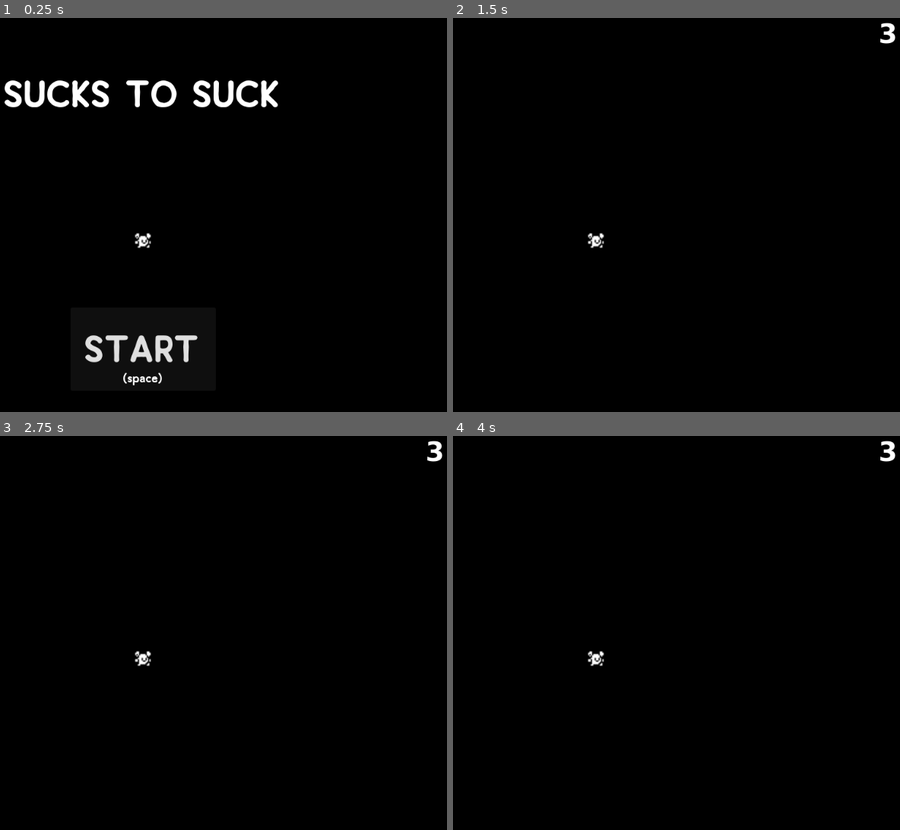
Above: before the commit, frames 1-4 (two rows, left to right).
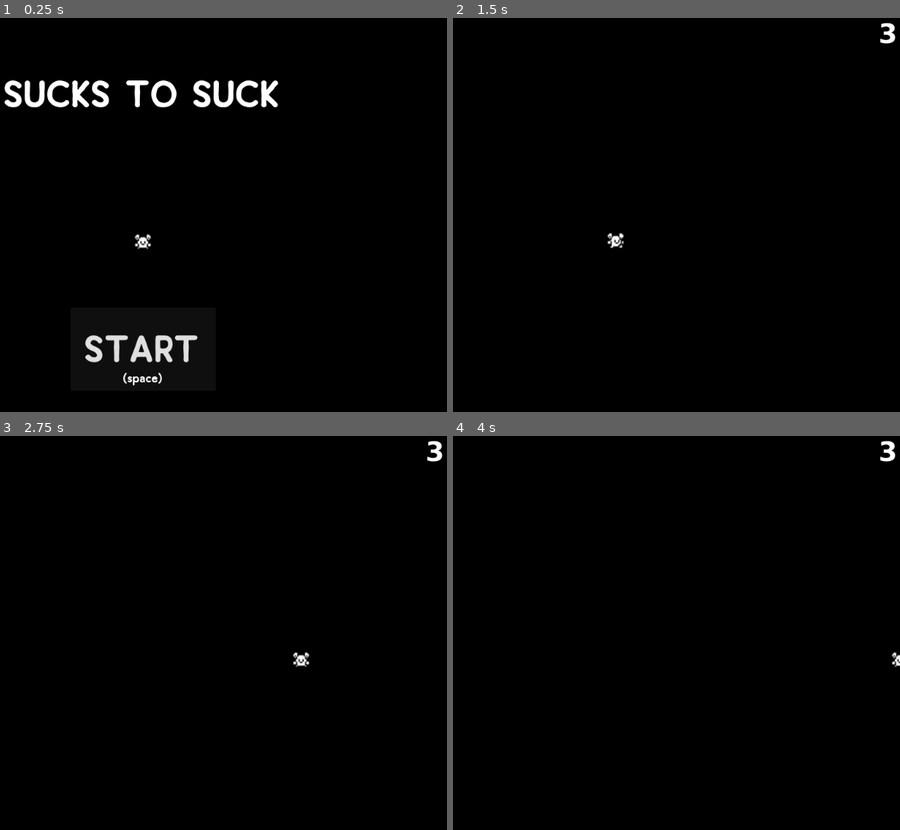
Above: after the commit, the same moments.

Repository: foobarmeow/bullet-godot
Game: Godot game, scene res://scenes/main/main.tscn
Same seed, same stepped clock (60 frames per second), same inputs: the game is played once before the commit and once after it.
Inputs (mouse positions are in pixels of both pictures, inside the frame that each line leads up to):
- Up to frame 1 (0.25 s): no input
- Up to frame 2 (1.5 s): click "START" at 0.5 s; tap Enter at 1.25 s; move the mouse to (730, 215) at 1.27 s; hold D (move_right) from 1.28 s (still down); tap J at 1.35 s; click (730, 215) at 1.42 s
- Up to frame 3 (2.75 s): release D (move_right) at 2 s; drag from (22, 680) to (111, 747) at 2.02 s
- Up to frame 4 (4 s): tap Space at 2.75 s; move the mouse to (658, 558) at 2.77 s; hold D (move_right) 2.78-3.5 s; hold Enter 2.78-3.5 s; drag from (564, 747) to (outside the picture) at 3.52 s

The runs differ from the first frame. In frame 1, 0.1% of the frame differs, in the area x 30-34%, y 54-59%; in frame 2, 0.2%, in the area x 30-39%, y 54-59%; in frame 3, 0.2%; in frame 4, 0.2%.
Error before the commit: Parse Error: Identifier "lives" not declared in the current scope. (res://scenes/player/Player.gd:113)
Error after the commit: Invalid access to property or key 'initial_lives' on a base object of type 'Area2D (Player.gd)'. (res://scenes/main/Main.gd:40)

Commit message:
The player can die now!

Diff:
--- /dev/null
+++ b/SpawningLevel.gd
@@ -0,0 +1,33 @@
+extends Node2D
+
+signal level_complete
+
+func _ready():
+	# Expect a child node called MobContainer
+	# therein will be this level's enemies in order of spawn?
+
+	# But we might want to spawn multiple enemies
+	# So perhaps it's a tree of containers
+	var root_container = $MobContainer
+	var player = $Player
+
+	# Spawn any enemies
+	for child in root_container.get_children():
+		if child.name == "MobContainer":
+			continue
+		# We assume any non MobContainers are mobs
+		# Have it do its thing
+		child.begin(player)
+
+		# Wait until it dies
+		await child.burst
+
+	level_complete.emit()
+
+
+
+
+func _on_player_health_updated(health: int):
+	# TODO: Dispatch update to UI
+	if health <= 0:
+		print("GAME OVER MOTHERFUCKER")
--- /dev/null
+++ b/SpawningLevel.tscn
@@ -0,0 +1,25 @@
+[gd_scene load_steps=4 format=3 uid="uid://b7buq4301h4h"]
+
+[ext_resource type="Script" path="res://SpawningLevel.gd" id="1_pqsph"]
+[ext_resource type="PackedScene" uid="uid://c7fyo24ou0om7" path="res://scenes/mobs/mover/mover.tscn" id="3_7t1i7"]
+[ext_resource type="PackedScene" uid="uid://b1sqn6oxm0d6m" path="res://scenes/player/player.tscn" id="4_5a1my"]
+
+[node name="SpawningLevel" type="Node2D"]
+script = ExtResource("1_pqsph")
+
+[node name="Player" parent="." instance=ExtResource("4_5a1my")]
+
+[node name="MobContainer" type="Node2D" parent="."]
+
+[node name="Mover" parent="MobContainer" instance=ExtResource("3_7t1i7")]
+process_mode = 4
+visible = false
+position = Vector2(752, 240)
+
+[node name="Mover2" parent="MobContainer" instance=ExtResource("3_7t1i7")]
+process_mode = 4
+visible = false
+position = Vector2(752, 240)
+movement_type = 1
+
+[connection signal="health_updated" from="Player" to="." method="_on_player_health_updated"]
--- a/project.godot
+++ b/project.godot
@@ -52,4 +52,6 @@
 
 [layer_names]
 
-2d_physics/layer_1="BLocks"
+2d_physics/layer_1="Bullets"
+2d_physics/layer_2="Player"
+2d_physics/layer_3="Enemies"
--- /dev/null
+++ b/scenes/Constants.gd
@@ -0,0 +1,3 @@
+class_name Constants
+
+enum SpawnerType {LEFT, PLUS, CIRCLE = -1}
--- a/scenes/levels/level.gd
+++ b/scenes/levels/level.gd
@@ -35,8 +35,9 @@
 		wave.start(p)
 		await wave.wave_complete
 
-	print("level complete", player.lives)
-	level_complete.emit(player.lives > 0)
+	# TODO: This kind of coupling is an anti-pattern
+	print("level complete", player.health)
+	level_complete.emit(player.health > 0)
 
 func _on_player_hit(lives: int):
 	if hud != null:
--- a/scenes/levels/level_exp_1.tscn
+++ b/scenes/levels/level_exp_1.tscn
@@ -24,6 +24,5 @@
 [node name="Mover" parent="." instance=ExtResource("4_ep581")]
 position = Vector2(176, 56)
 speed = 100.0
-movement_type = 1
 
 [connection signal="burst" from="Mover" to="." method="_on_mover_burst"]
--- a/scenes/mobs/bullet.tscn
+++ b/scenes/mobs/bullet/bullet.tscn
@@ -1,20 +1,21 @@
 [gd_scene load_steps=4 format=3 uid="uid://den0ajf1m1ws3"]
 
-[ext_resource type="Script" path="res://scenes/mobs/bullet.gd" id="1_ob51w"]
-[ext_resource type="Texture2D" uid="uid://bm2an1j5clbc0" path="res://art/sprites/kenny-1px/tile_0022.png" id="1_ughiu"]
+[ext_resource type="Script" path="res://scenes/mobs/bullet/bullet.gd" id="1_p1aaw"]
+[ext_resource type="Texture2D" uid="uid://bm2an1j5clbc0" path="res://art/sprites/kenny-1px/tile_0022.png" id="2_4nsqr"]
 
 [sub_resource type="RectangleShape2D" id="RectangleShape2D_p7txf"]
 size = Vector2(39, 40)
 
 [node name="Mob" type="Area2D"]
 scale = Vector2(1.15, 1.15)
-script = ExtResource("1_ob51w")
+collision_mask = 0
+script = ExtResource("1_p1aaw")
 metadata/_edit_group_ = true
 
 [node name="Sprite2D" type="Sprite2D" parent="."]
 rotation = 0.785398
 scale = Vector2(4.5, 4.5)
-texture = ExtResource("1_ughiu")
+texture = ExtResource("2_4nsqr")
 
 [node name="CollisionShape2D" type="CollisionShape2D" parent="."]
 position = Vector2(0.5, 0)
--- a/scenes/mobs/mover/mover.gd
+++ b/scenes/mobs/mover/mover.gd
@@ -1,12 +1,15 @@
-extends PathFollow2D
+class_name Mover extends PathFollow2D
 
 signal burst
 
-enum MovementType {STOPPED, RANDOM, PATHED = -1}
+enum MovementType {PLAYER_STALK, STOPPED, RANDOM, PATHED = -1}
 
-@export var speed: float = .01
+@export var path_speed: float = .01
+@export var translate_speed: int = 100
 @export var offset_from_player: int = 25
 @export var movement_type: MovementType
+@export var spawner_type: Constants.SpawnerType
+@export var poppable: bool = true
 
 var fill: float = 0
 var filling: float = 0
@@ -15,13 +18,27 @@
 var target: Vector2
 var _player
 
+
+
 func _ready():
-	var player = get_node("../Player")
-	if player == null:
-		return
+	pass
+
+
+func begin(player: Node2D):
+	process_mode = Node.PROCESS_MODE_INHERIT
+	show()
+
 	_player = player
+
 	if movement_type == MovementType.RANDOM:
 		target = get_random_position(player)
+	elif movement_type == MovementType.PLAYER_STALK:
+		target = player.position
+
+	var spawner = $Spawner
+	if spawner == null:
+		return
+	spawner.type = spawner_type
 
 
 func _process(delta):
@@ -33,8 +50,9 @@
 		fill -= .5 * delta
 
 	if fill >= 1:
-		burst.emit(self)
-		queue_free()
+		if poppable:
+			burst.emit(self)
+			queue_free()
 	elif fill > .90:
 		shake(delta, 8)
 	elif fill > 0.75:
@@ -53,10 +71,17 @@
 			if diff.length() < 20:
 				target = get_random_position(_player)
 				return
-			position = position.move_toward(target, delta*speed)
+			position = position.move_toward(target, delta*translate_speed)
 		MovementType.PATHED:
-			var i = speed * delta
+			var i = path_speed * delta
 			progress_ratio += i
+		MovementType.PLAYER_STALK:
+			var diff = position - target
+			# some threshold here would be good
+			if diff.length() < 20:
+				target = _player.position
+				return
+			position = position.move_toward(target, delta*translate_speed)
 		MovementType.STOPPED:
 			return
 
--- a/scenes/mobs/mover/mover.tscn
+++ b/scenes/mobs/mover/mover.tscn
@@ -31,6 +31,9 @@
 "speed": 5.0
 }]
 
+[sub_resource type="RectangleShape2D" id="RectangleShape2D_8ahux"]
+size = Vector2(10.0577, 14.0512)
+
 [sub_resource type="CircleShape2D" id="CircleShape2D_xxnp7"]
 radius = 1.79453
 
@@ -46,6 +49,16 @@
 scale = Vector2(2.5, 2.5)
 sprite_frames = SubResource("SpriteFrames_7n6sb")
 frame_progress = 0.0729744
+
+[node name="Area2D" type="Area2D" parent="AnimatedSprite2D"]
+collision_layer = 4
+collision_mask = 2
+
+[node name="CollisionShape2D" type="CollisionShape2D" parent="AnimatedSprite2D/Area2D"]
+position = Vector2(0, 1.2)
+scale = Vector2(1.03403, 0.910956)
+shape = SubResource("RectangleShape2D_8ahux")
+debug_color = Color(0.898039, 0.27451, 0.396078, 0.419608)
 
 [node name="OutsideRadius" type="Area2D" parent="."]
 scale = Vector2(4.52, 4.52)
--- a/Node2D.gd
+++ b/scenes/mobs/spawner/spawner.gd
@@ -1,14 +1,8 @@
 extends Node2D
 
+@export var type: Constants.SpawnerType
 @export var bullet: PackedScene
 @export var speed: int = 900
-
-const SPAWNER_LEFT = "left"
-const SPAWNER_PLUS = "plus"
-const SPAWNER_CIRCLE = "circle"
-
-#var type: String = SPAWNER_LEFT
-var type: String = SPAWNER_CIRCLE
 
 func _ready():
 	$FireTimer.timeout.connect(fire)
@@ -18,13 +12,13 @@
 		return
 
 	match type:
-		SPAWNER_LEFT:
+		Constants.SpawnerType.LEFT:
 			var v = Vector2.LEFT * speed
 			add_bullet(v)
-		SPAWNER_PLUS:
+		Constants.SpawnerType.PLUS:
 			for v in [Vector2.LEFT, Vector2.RIGHT, Vector2.UP, Vector2.DOWN]:
 				add_bullet(v*speed)
-		SPAWNER_CIRCLE:
+		Constants.SpawnerType.CIRCLE:
 			var steps = 8
 			var angle = 0.0
 			var step = TAU/steps
--- a/scenes/mobs/spawner/spawner.tscn
+++ b/scenes/mobs/spawner/spawner.tscn
@@ -1,11 +1,11 @@
 [gd_scene load_steps=3 format=3 uid="uid://ctiicgeqawq5a"]
 
-[ext_resource type="Script" path="res://Node2D.gd" id="1_s6kt8"]
+[ext_resource type="Script" path="res://scenes/mobs/spawner/spawner.gd" id="1_5xnxv"]
 [ext_resource type="PackedScene" uid="uid://den0ajf1m1ws3" path="res://scenes/mobs/bullet.tscn" id="2_0hdrm"]
 
 [node name="Spawner" type="Node2D"]
 position = Vector2(538, 353)
-script = ExtResource("1_s6kt8")
+script = ExtResource("1_5xnxv")
 bullet = ExtResource("2_0hdrm")
 speed = 350
 
--- a/scenes/player/Player.gd
+++ b/scenes/player/Player.gd
@@ -1,4 +1,6 @@
 extends Area2D
+
+signal health_updated
 
 @export var speed = 500
 @export var steps_to_accel: float = 3
@@ -10,26 +12,43 @@
 
 var screen_size = Vector2.ZERO
 var initial_modulate: Color
-var alive: bool = true
-var health: int = initial_health
+
+
+var health: int = initial_health:
+	set(v):
+		health = v
+		health_updated.emit(health)
+
 var local_speed: int = 0
 var walk_delta: float = 0
 var walk_steps: int = 0
 var last_velocity: Vector2
-var sprite
+var sprite: AnimatedSprite2D
+var taking_damage: bool
 
-signal hit
+# TODO: Make this a property of the node that collided
+var damage: int = 10
+
+
 
 # Called when the node enters the scene tree for the first time.
 func _ready():
 	sprite = $AnimatedSprite2D
 	screen_size = get_viewport_rect().size
 	initial_modulate = sprite.modulate
+	health = initial_health
 
 # Called every frame. 'delta' is the elapsed time since the previous frame.
 func _process(delta):
-	if !alive:
+	if health <= 0:
+		sprite.play("dead")
 		return
+	handle_movement(delta)
+
+	if taking_damage && damage != 0:
+		health -= damage * delta
+
+func handle_movement(delta: float):
 	var velocity = Vector2.ZERO
 	if Input.is_action_pressed("move_up"):
 		velocity.y = -1
@@ -95,20 +114,23 @@
 		await get_tree().create_timer(0.25).timeout
 
 func start():
-	alive = true
 	sprite.show()
 
 func end():
-	alive = false
 	sprite.hide()
 
 func _on_area_entered(area):
-	if exp:
-		sprite.modulate = Color("ff0000")
-		await get_tree().create_timer(.25).timeout
-		sprite.modulate = initial_modulate
-		return
-	if alive:
-		alive = false
-		lives -= 1
-		hit.emit(lives)
+	taking_damage = true
+	sprite.modulate = Color("ff0000")
+	await get_tree().create_timer(.25).timeout
+	sprite.modulate = initial_modulate
+
+
+
+func _on_area_exited(area):
+	taking_damage = false
+
+
+func _on_animated_sprite_2d_animation_finished():
+	if sprite.animation == "dead":
+		process_mode = Node.PROCESS_MODE_DISABLED
--- a/scenes/player/player.tscn
+++ b/scenes/player/player.tscn
@@ -1,10 +1,22 @@
-[gd_scene load_steps=8 format=3 uid="uid://b1sqn6oxm0d6m"]
+[gd_scene load_steps=11 format=3 uid="uid://b1sqn6oxm0d6m"]
 
 [ext_resource type="Script" path="res://scenes/player/Player.gd" id="1_0r62m"]
 [ext_resource type="Texture2D" uid="uid://c4026v6xiksqa" path="res://art/sprites/kenny-1px/monochrome_tilemap_transparent.png" id="3_i0sjv"]
 
 [sub_resource type="RectangleShape2D" id="RectangleShape2D_gyrgv"]
 size = Vector2(43.0769, 40)
+
+[sub_resource type="AtlasTexture" id="AtlasTexture_x7kx5"]
+atlas = ExtResource("3_i0sjv")
+region = Rect2(0, 204, 16, 16)
+
+[sub_resource type="AtlasTexture" id="AtlasTexture_8kv4o"]
+atlas = ExtResource("3_i0sjv")
+region = Rect2(85, 204, 16, 16)
+
+[sub_resource type="AtlasTexture" id="AtlasTexture_cdkci"]
+atlas = ExtResource("3_i0sjv")
+region = Rect2(102, 204, 16, 16)
 
 [sub_resource type="AtlasTexture" id="AtlasTexture_efqnc"]
 atlas = ExtResource("3_i0sjv")
@@ -20,6 +32,20 @@
 
 [sub_resource type="SpriteFrames" id="SpriteFrames_ny255"]
 animations = [{
+"frames": [{
+"duration": 1.0,
+"texture": SubResource("AtlasTexture_x7kx5")
+}, {
+"duration": 1.0,
+"texture": SubResource("AtlasTexture_8kv4o")
+}, {
+"duration": 1.0,
+"texture": SubResource("AtlasTexture_cdkci")
+}],
+"loop": false,
+"name": &"dead",
+"speed": 5.0
+}, {
 "frames": [{
 "duration": 1.0,
 "texture": SubResource("AtlasTexture_efqnc")
@@ -43,13 +69,10 @@
 [node name="Player" type="Area2D"]
 position = Vector2(512, 384)
 scale = Vector2(0.65, 0.65)
-collision_layer = 3
+collision_layer = 2
+collision_mask = 5
 script = ExtResource("1_0r62m")
-speed = null
-steps_to_accel = null
 steps_to_decel = 5.0
-initial_lives = 3
-exp = null
 
 [node name="CollisionShape2D" type="CollisionShape2D" parent="."]
 position = Vector2(0, 4.61536)
@@ -58,6 +81,10 @@
 [node name="AnimatedSprite2D" type="AnimatedSprite2D" parent="."]
 scale = Vector2(3.33843, 3.33843)
 sprite_frames = SubResource("SpriteFrames_ny255")
-animation = &"walk"
+animation = &"dead"
+frame = 2
+frame_progress = 1.0
 
 [connection signal="area_entered" from="." to="." method="_on_area_entered"]
+[connection signal="area_exited" from="." to="." method="_on_area_exited"]
+[connection signal="animation_finished" from="AnimatedSprite2D" to="." method="_on_animated_sprite_2d_animation_finished"]
Renamed: scenes/mobs/bullet.gd -> scenes/mobs/bullet/bullet.gd
Not shown: 1 places in scenes/mobs/mover/mover.tscn that only renumber resources
